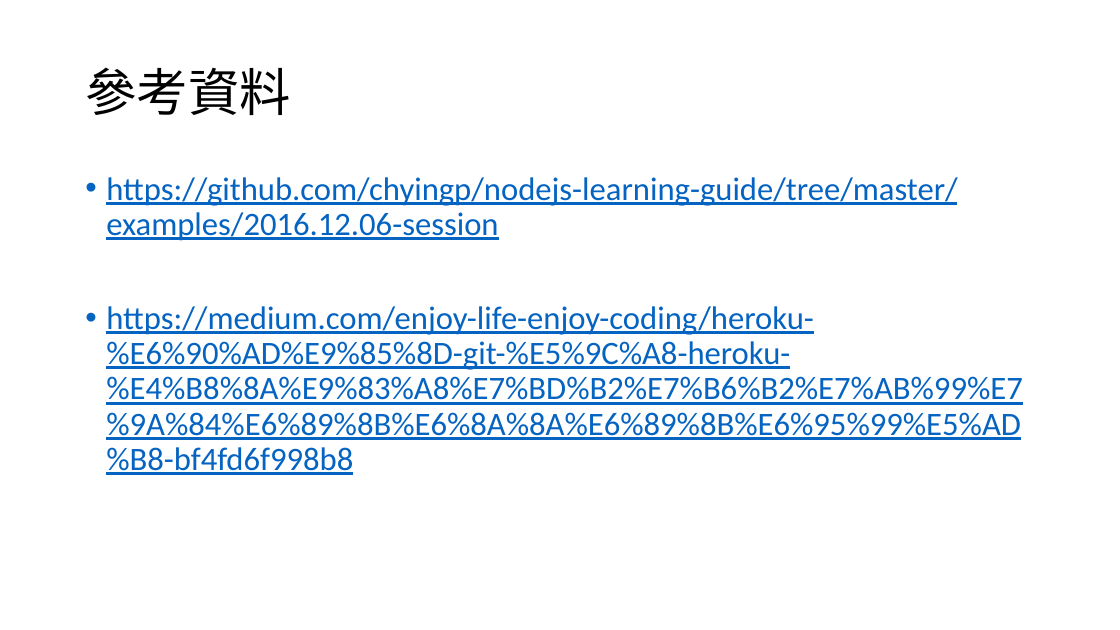
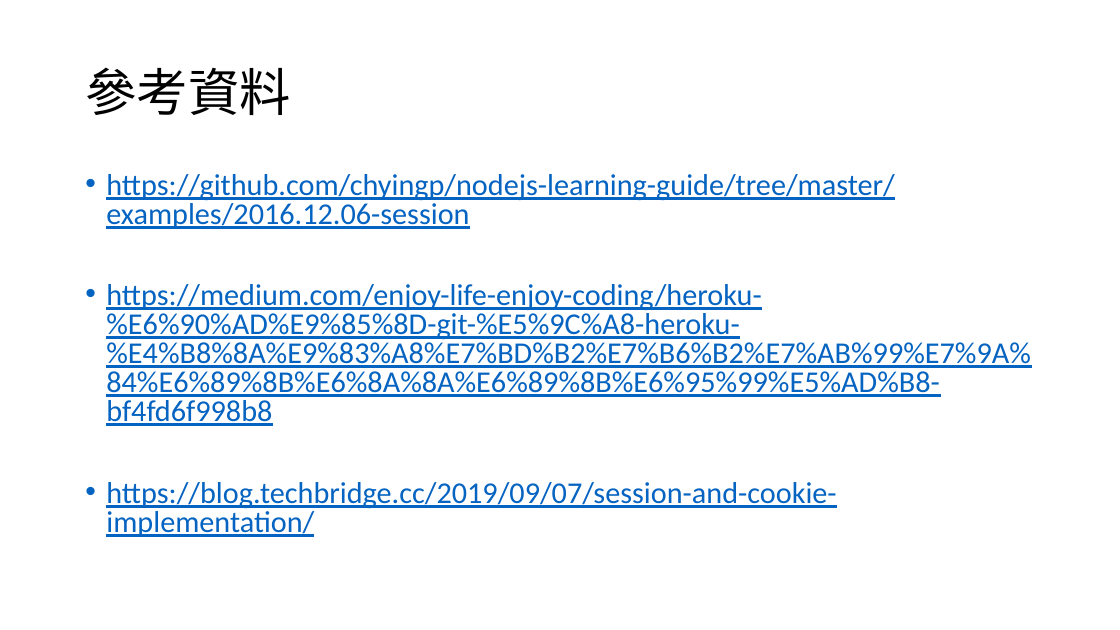
Before and after one commit to 106598065/ReactJSClass, a slide deck: slide 13 of React2627.pptx. Drawn at 1120x630 pixels with LibreOffice and Linux fonts; fonts in the diff are those of the drawing. Boxes give left, top, right and bottom in pixels: in the first picture for what was removed or moved away, otherwise in the second. Text is boxed around its words. In the diff, an @@ line names an element or a change of style, - is before the commit and + after.

```diff
--- a/React2627.pptx
+++ b/React2627.pptx
@@ text at (106,174,1031,426): size 28 to 25.9 pt in "https://github.com/chyingp/nodejs-learning-guide/tree/master ...", "https://medium.com/enjoy-life-enjoy-coding/heroku-%E6%90%AD% ..."; line spacing 0.9 to 0.8 @@
@@ text at (106,482,836,537): paragraph added @@
+• https://blog.techbridge.cc/2019/09/07/session-and-cookie-implementation/
```
Also in this commit, not shown: 1 other slide changed.
